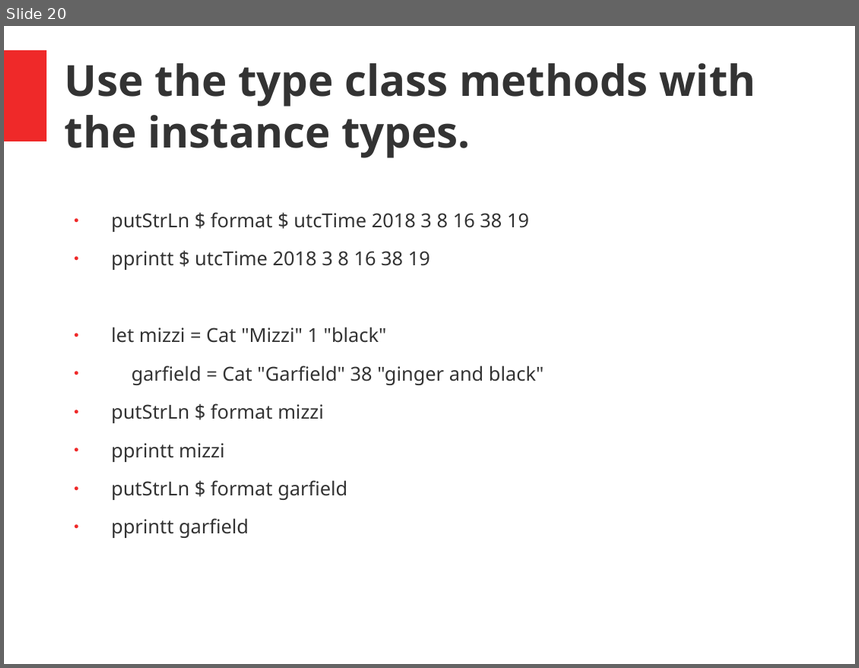
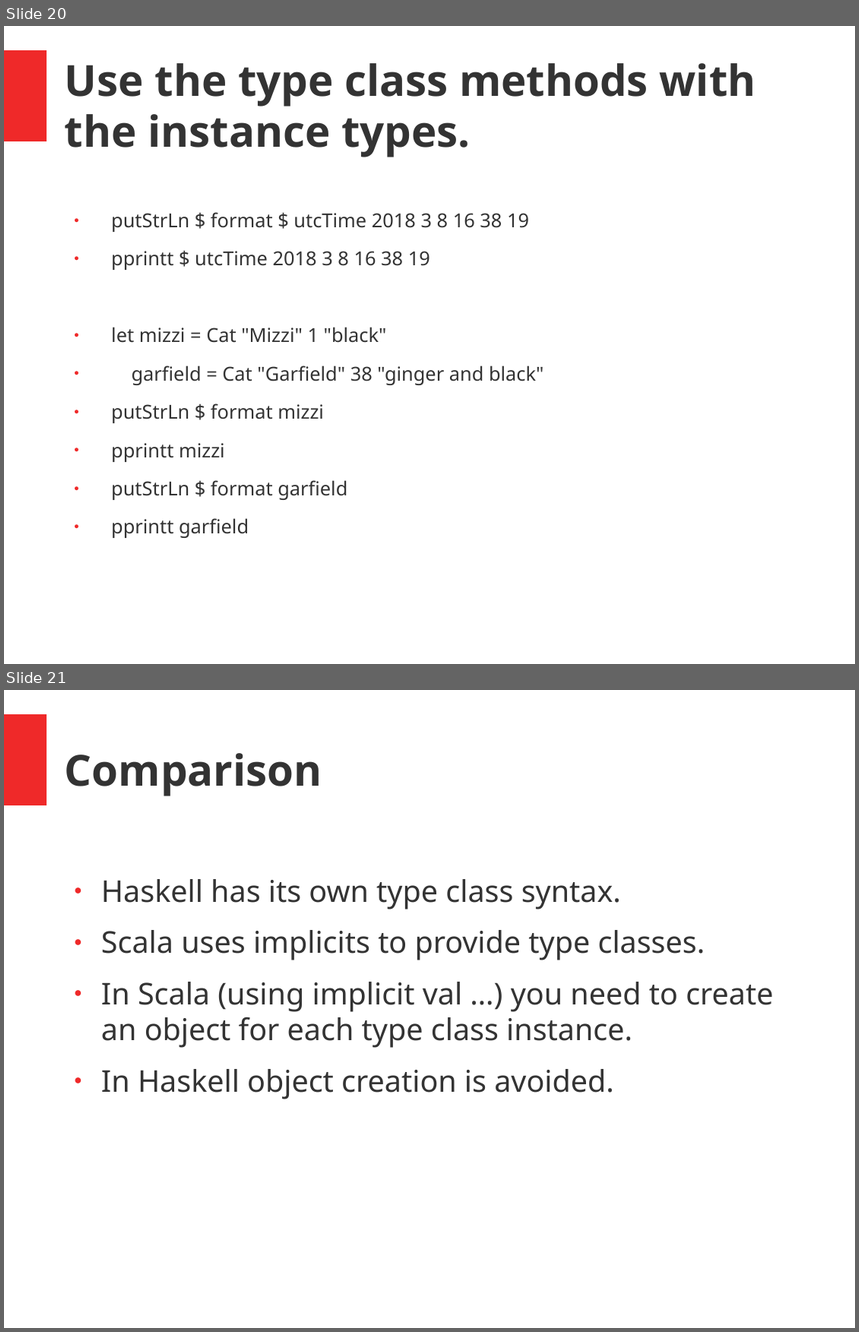
Before and after one commit to hermannhueck/typeclasses, a slide deck: Slides/TypeClasses.pptx. Shown one above the other, each under a label of ours: slide 20 before the commit, slides 20 and 21 after it. The pictures are 859x668 and 859x1332 pixels, drawn with LibreOffice and Linux fonts; fonts in the diff are those of the drawing. Boxes give left, top, right and bottom in pixels: in the first picture for what was removed or moved away, otherwise in the second. Text is boxed around its words. In the diff, an @@ line names an element or a change of style, - is before the commit and + after.

```diff
--- a/Slides/TypeClasses.pptx
+++ b/Slides/TypeClasses.pptx
@@ slide 21 added at [4, 690, 855, 1328], background #FFFFFF; not listed: 1 template element that a slide beside it also shows @@
@@ text added at [65, 753, 322, 796], 40 pt, text #333333, bold @@
+Comparison
@@ text added at [101, 879, 773, 1100], 28 pt, text #333333 @@
+● Haskell has its own type class syntax.
+● Scala uses implicits to provide type classes.
+● In Scala (using implicit val …) you need to create an object for each type class instance.
+● In Haskell object creation is avoided.
```
Also in this commit, not shown: 1 slide changed, 2 other slides added, 1 other file.
